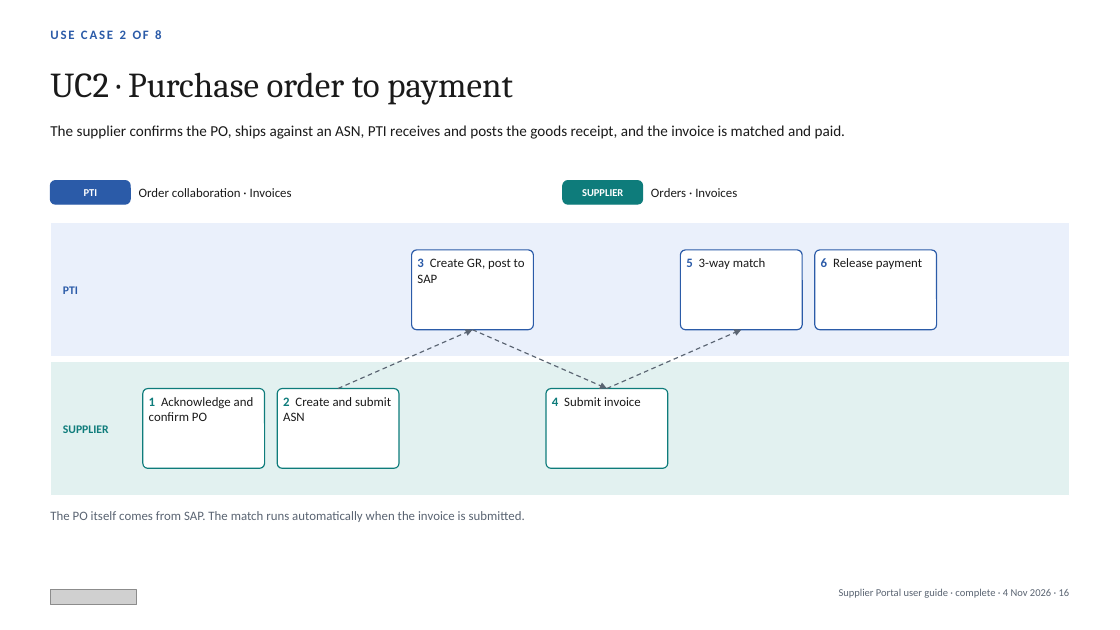
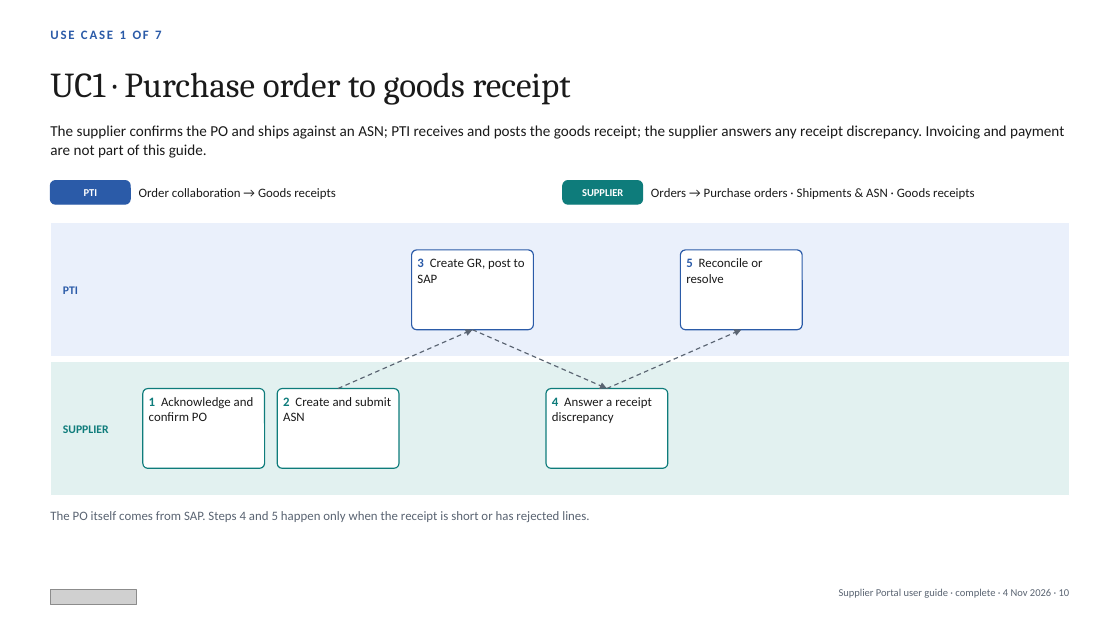
Before and after one commit to javal999/paragon-supplier-portal, a slide deck: slide 10 of docs/supplier-hub/user-guide/Paragon-Supplier-Portal-User-Guide.pptx (slide 16 before the commit). Drawn at 1120x630 pixels with LibreOffice and Linux fonts; fonts in the diff are those of the drawing; grey boxes stand for pictures. Boxes give left, top, right and bottom in pixels: in the first picture for what was removed or moved away, otherwise in the second. Text is boxed around its words. In the diff, an @@ line names an element or a change of style, - is before the commit and + after.

```diff
--- a/docs/supplier-hub/user-guide/Paragon-Supplier-Portal-User-Guide.pptx
+++ b/docs/supplier-hub/user-guide/Paragon-Supplier-Portal-User-Guide.pptx
@@ text at (50,30,161,39): text changed @@
-USE CASE 2 OF 8
+USE CASE 1 OF 7
@@ text at (50,72,571,105): text changed @@
-UC2 · Purchase order to payment
+UC1 · Purchase order to goods receipt
@@ text at (50,125,1064,158): text changed @@
-The supplier confirms the PO, ships against an ASN, PTI receives and posts the goods receipt, and the invoice is matched and paid.
+The supplier confirms the PO and ships against an ASN; PTI receives and posts the goods receipt; the supplier answers any receipt discrepancy. Invoicing and payment are not part of this guide.
@@ text at (139,188,336,199): text changed @@
-Order collaboration · Invoices
+Order collaboration → Goods receipts
@@ text at (651,188,975,199): text changed @@
-Orders · Invoices
+Orders → Purchase orders · Shipments & ASN · Goods receipts
@@ text at (686,258,762,283): text changed @@
-5 3-way match
+5 Reconcile or resolve
@@ rounded rectangle removed at (815,250,937,330) @@
@@ text removed at (821,258,922,269) @@
-6 Release payment
@@ text at (552,397,651,423): text changed @@
-4 Submit invoice
+4 Answer a receipt discrepancy
@@ text at (50,511,589,522): text changed @@
-The PO itself comes from SAP. The match runs automatically when the invoice is submitted.
+The PO itself comes from SAP. Steps 4 and 5 happen only when the receipt is short or has rejected lines.
```
Also in this commit, not shown: 48 other slides changed, 7 slides removed, 9 other files.
